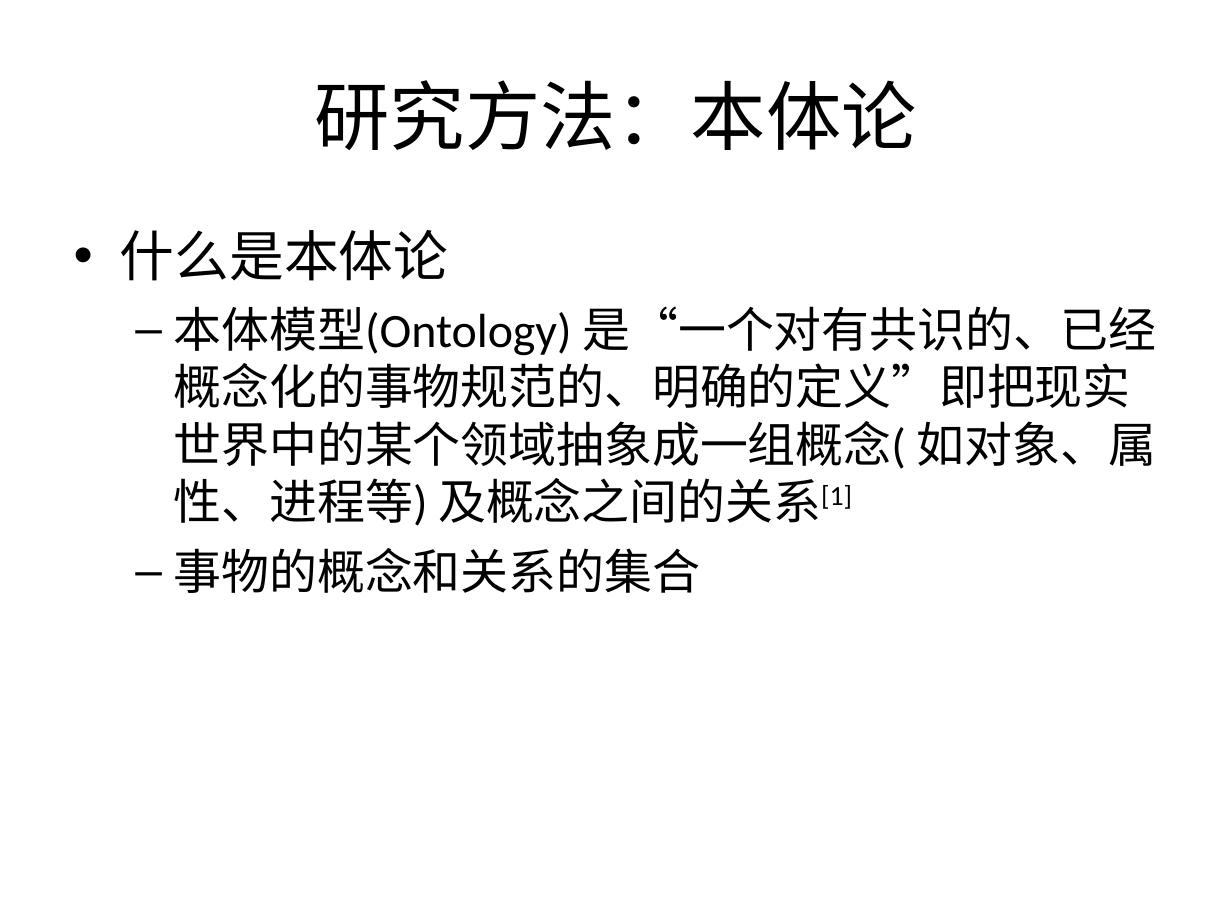
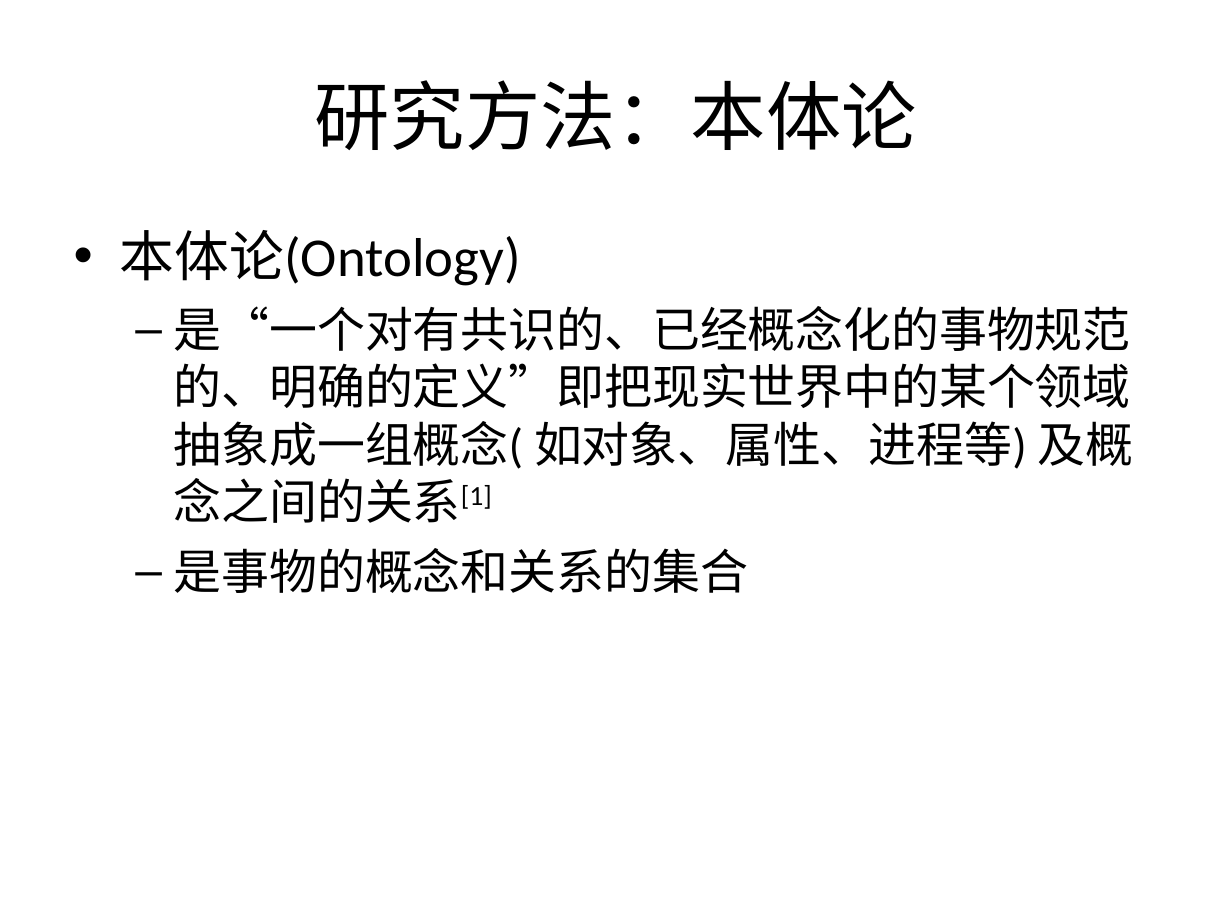
Before and after one commit to Nookleptia/qianmen3d, a slide deck: slide 9 of 毕设文件/毕设提纲.ppt. Drawn at 1232x924 pixels with LibreOffice and Linux fonts; fonts in the diff are those of the drawing. Boxes give left, top, right and bottom in pixels: in the first picture for what was removed or moved away, otherwise in the second. Text is boxed around its words. In the diff, an @@ line names an element or a change of style, - is before the commit and + after.

```diff
--- a/毕设文件/毕设提纲.ppt
+++ b/毕设文件/毕设提纲.ppt
@@ text at bbox=[120, 230, 1134, 593]: text changed @@
-• 什么是本体论
-  – 本体模型(Ontology) 是“一个对有共识的、已经概念化的事物规范的、明确的定义”即把现实世界中的某个领域抽象成一组概念( 如对象、属性、进程等) 及概念之间的关系[1]
-  – 事物的概念和关系的集合
+• 本体论(Ontology)
+  – 是“一个对有共识的、已经概念化的事物规范的、明确的定义”即把现实世界中的某个领域抽象成一组概念( 如对象、属性、进程等) 及概念之间的关系[1]
+  – 是事物的概念和关系的集合
```
Also in this commit, not shown: 22 other slides changed, 1 slide added, 1 other file.
